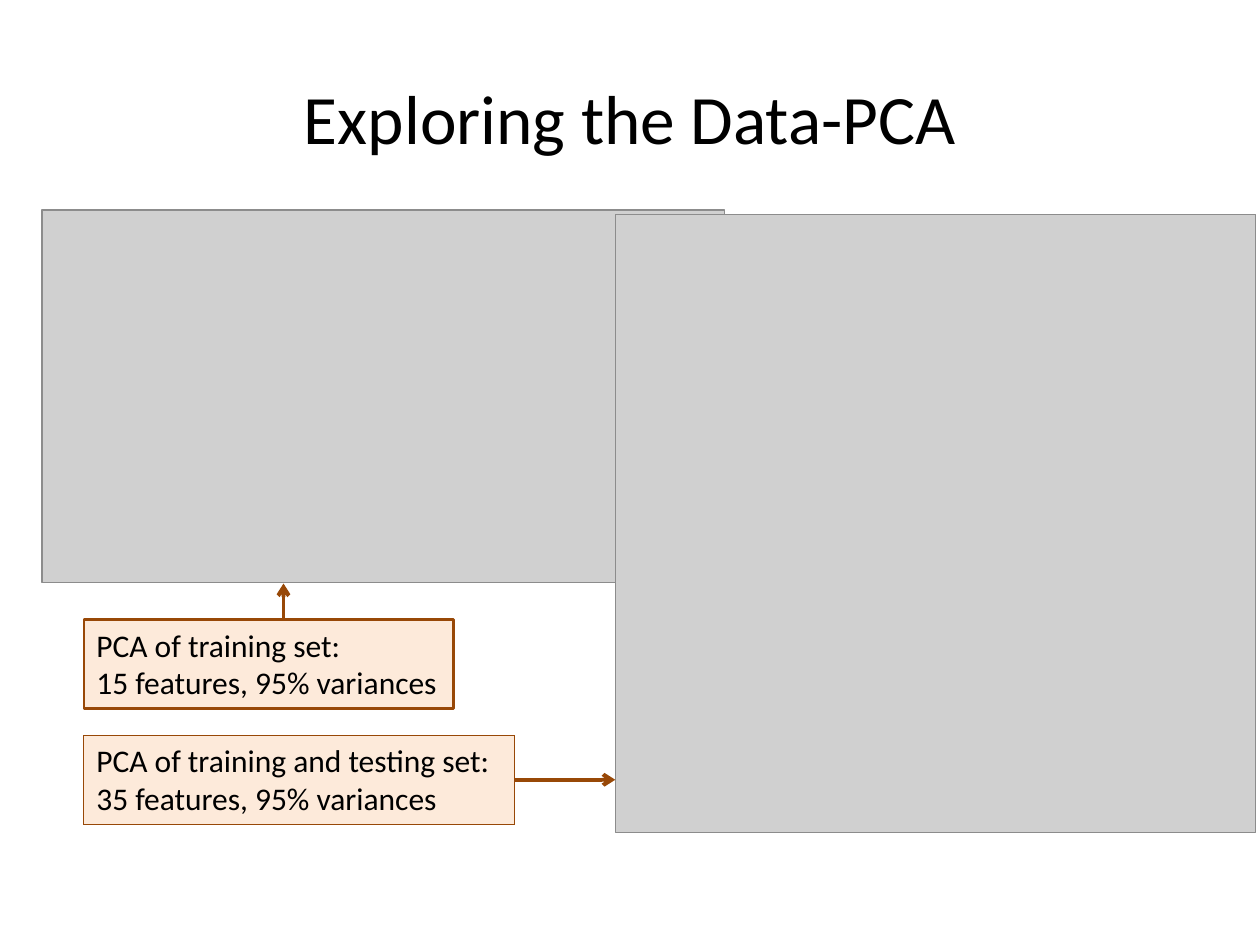
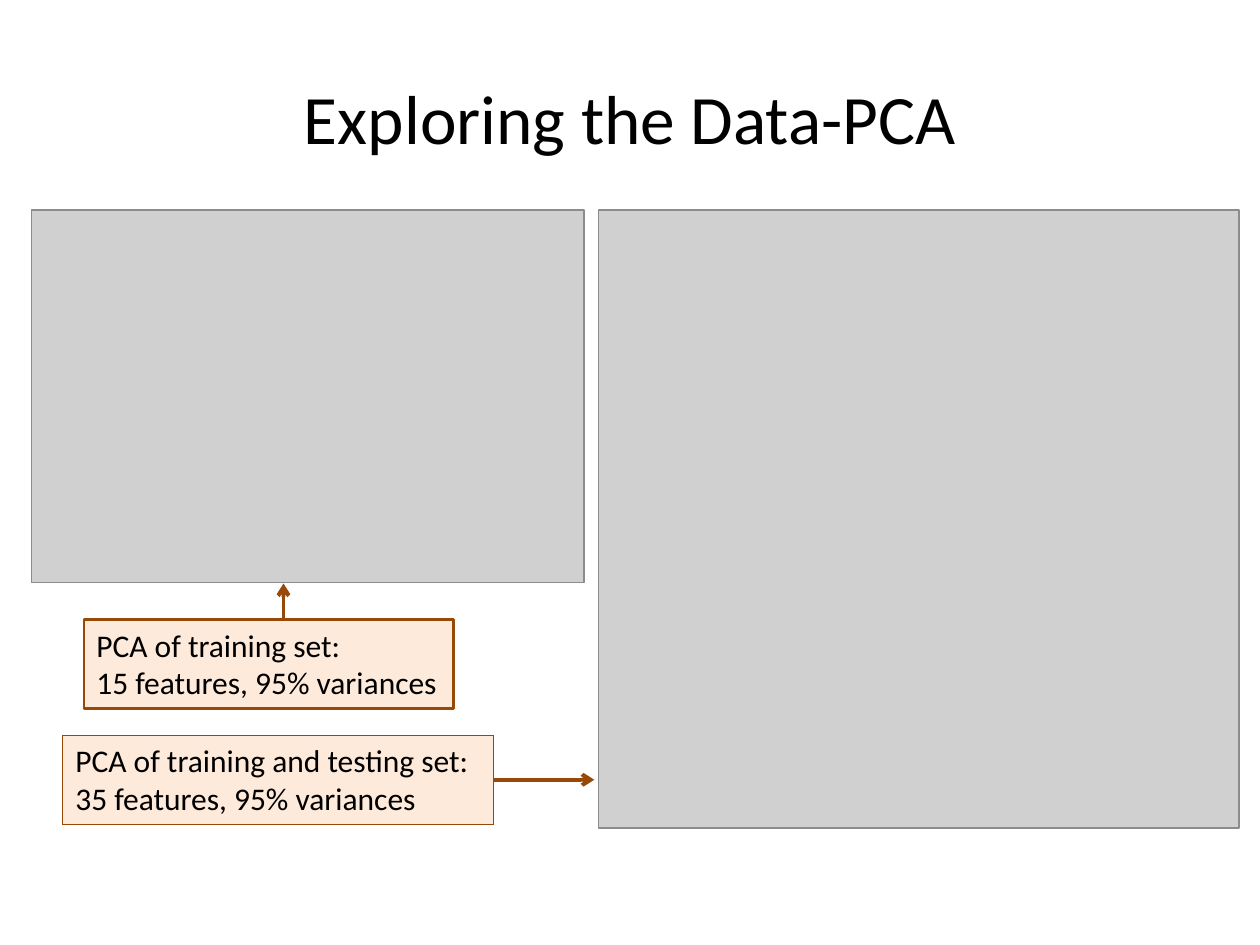
Before and after one commit to hxwang/revenue-prediction, a slide deck: slide 9 of doc/presentation/revenue-prediction.pptx. Drawn at 1260x945 pixels with LibreOffice and Linux fonts; fonts in the diff are those of the drawing; grey boxes stand for pictures. Boxes give left, top, right and bottom in pixels: in the first picture for what was removed or moved away, otherwise in the second. Text is boxed around its words. In the diff, an @@ line names an element or a change of style, - is before the commit and + after.

```diff
--- a/doc/presentation/revenue-prediction.pptx
+++ b/doc/presentation/revenue-prediction.pptx
@@ picture: place and size @@
-picture at box(42, 210, 724, 583)
+picture at box(32, 210, 583, 583)
@@ picture: place and size @@
-picture at box(615, 214, 1255, 833)
+picture at box(598, 210, 1239, 829)
@@ rectangle "PCA of training and testing ...": place and size @@
-rectangle "PCA of training and testing ..." at box(84, 736, 515, 825)
+rectangle "PCA of training and testing ..." at box(63, 736, 494, 825)
@@ arrow moved from (515, 780) - (615, 780) to (494, 780) - (595, 780) @@
```
Also in this commit, not shown: 8 other slides changed, 1 slide added, 5 other files.
